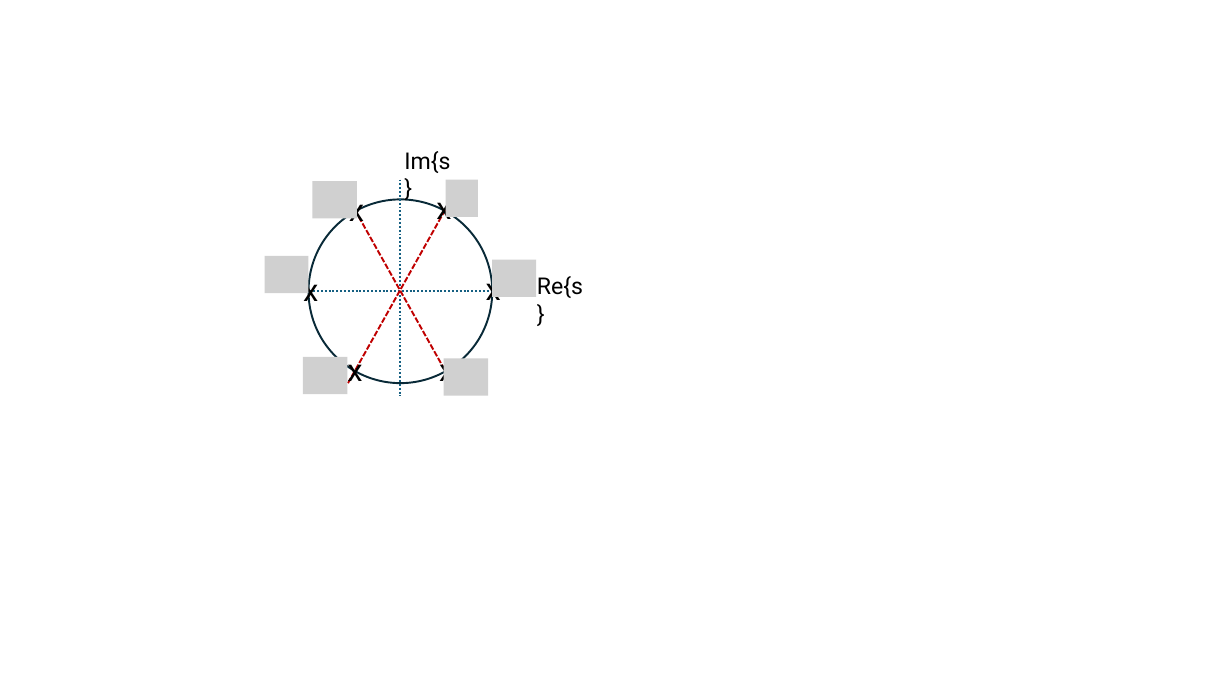
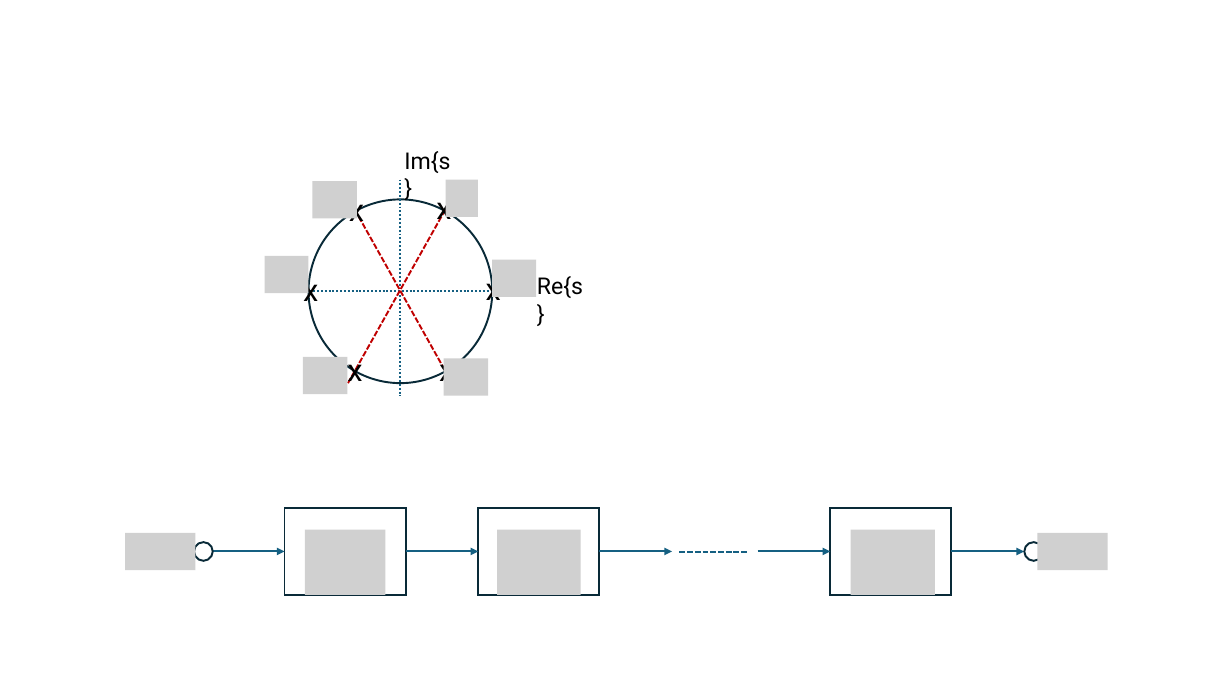
Before and after one commit to cpjobling/eg-247-textbook, a slide deck: slide 1 of filter_design/pictures/picturespptx.pptx. Drawn at 1232x693 pixels with LibreOffice and Linux fonts; fonts in the diff are those of the drawing; grey boxes stand for pictures. Boxes give left, top, right and bottom in pixels: in the first picture for what was removed or moved away, otherwise in the second. Text is boxed around its words. In the diff, an @@ line names an element or a change of style, - is before the commit and + after.

```diff
--- a/filter_design/pictures/picturespptx.pptx
+++ b/filter_design/pictures/picturespptx.pptx
@@ group added at (126,508,1108,595): 5 pictures, 5 arrows, 3 rectangles, 2 ellipses, 1 line @@
```
Also in this commit, not shown: 10 other files.
